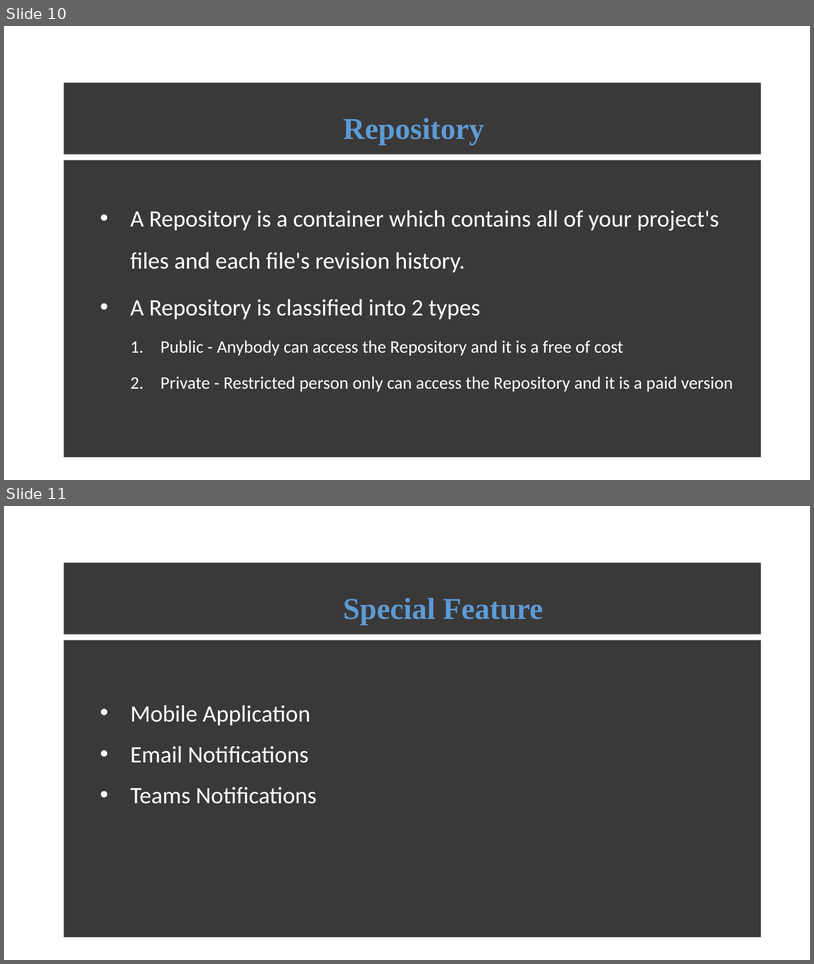
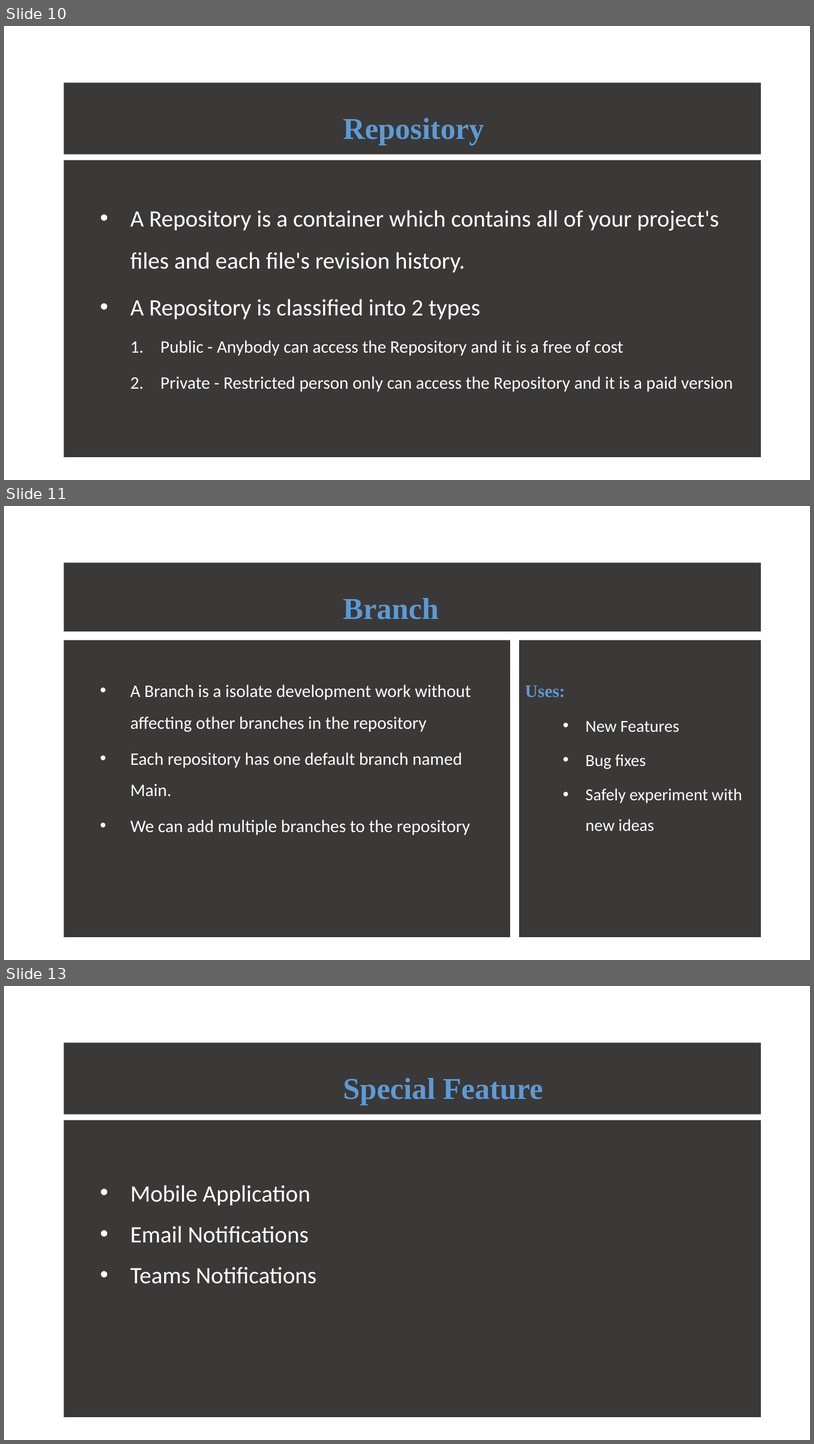
Before and after one commit to ATE186-Murali/PPT, a slide deck: GitHub.pptx. Shown one above the other, each under a label of ours: slides 10 and 11 before the commit, slides 10, 11 and 13 after it; the slides between them are not shown. The pictures are 814x964 and 814x1444 pixels, drawn with LibreOffice and Linux fonts; fonts in the diff are those of the drawing. Boxes give left, top, right and bottom in pixels: in the first picture for what was removed or moved away, otherwise in the second. Text is boxed around its words. In the diff, an @@ line names an element or a change of style, - is before the commit and + after.

```diff
--- a/GitHub.pptx
+++ b/GitHub.pptx
@@ slide 11 added at bbox=[4, 506, 810, 960], background #FFFFFF @@
@@ rectangle added at bbox=[64, 563, 761, 632], fill #3B3838, 36 pt, text #5B9BD5, bold @@
+Branch
@@ subtitle added at bbox=[64, 640, 510, 937], fill #3B3838, 20.9 pt, text #FFFFFF @@
+  • A Branch is a isolate development work without affecting other branches in the repository
+  • Each repository has one default branch named Main.
+  • We can add multiple branches to the repository
@@ rectangle added at bbox=[519, 640, 761, 937], fill #3B3838, 20 pt, text #FFFFFF @@
+  Uses:
+        • New Features
+        • Bug fixes
+        • Safely experiment with new ideas
@@ title added at bbox=[393, 684, 422, 732], 60 pt, text #000000 @@
+A
@@ what was slide 11 is now slide 13 @@
```
Also in this commit, not shown: 1 other slide added.
